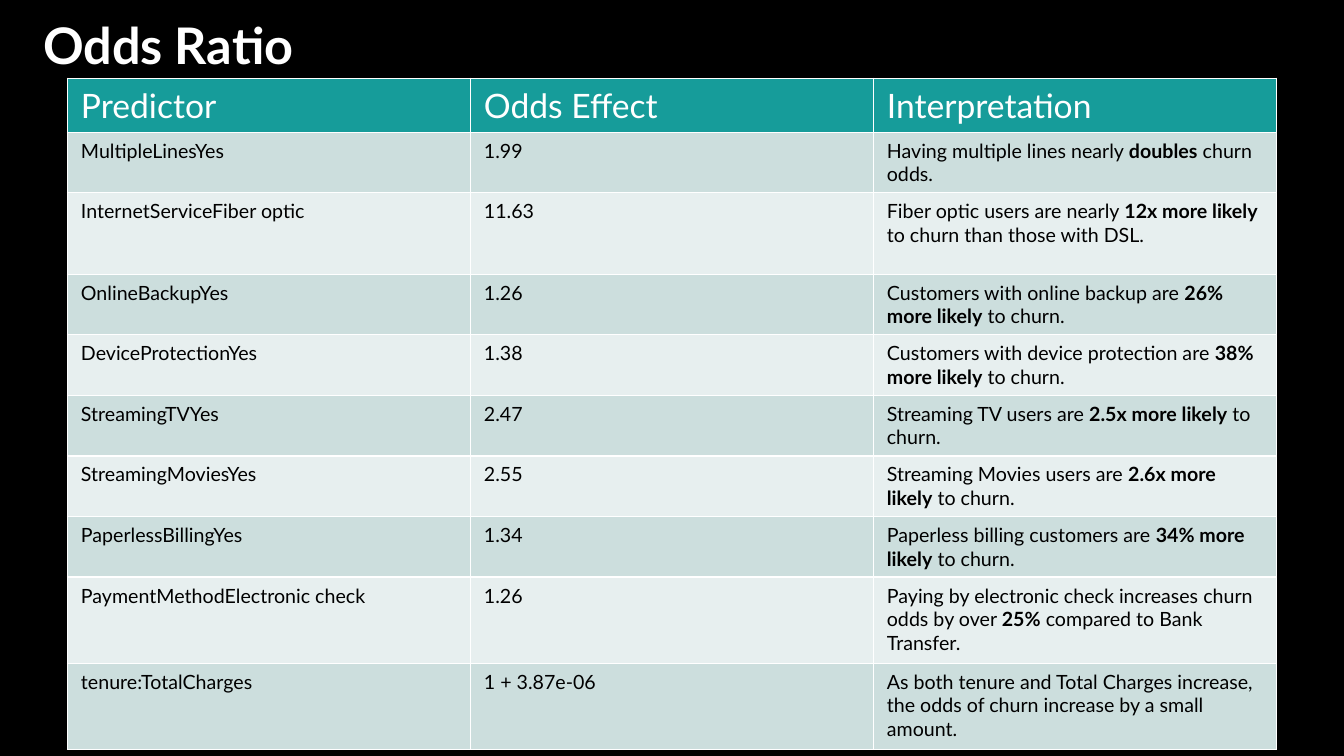
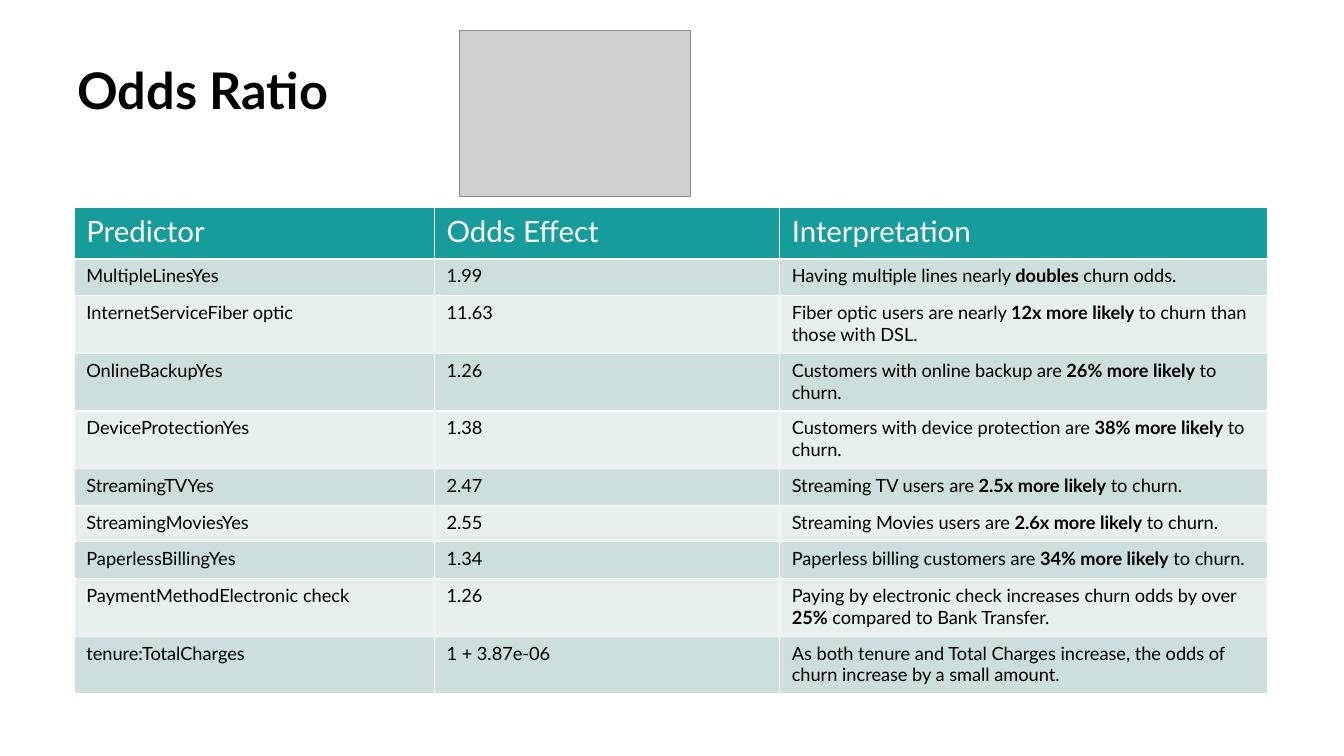
Before and after one commit to whygit10/dddm-final-project, a slide deck: slide 8 of ppt_template.pptx. Drawn at 1344x756 pixels with LibreOffice and Linux fonts; fonts in the diff are those of the drawing; grey boxes stand for pictures. Boxes give left, top, right and bottom in pixels: in the first picture for what was removed or moved away, otherwise in the second. Text is boxed around its words. In the diff, an @@ line names an element or a change of style, - is before the commit and + after.

```diff
--- a/ppt_template.pptx
+++ b/ppt_template.pptx
@@ background #000000 to #FFFFFF @@
@@ picture added at [460, 30, 692, 197] @@
@@ title "Odds Ratio": place and size @@
-title "Odds Ratio" at [43, 26, 294, 65]
+title "Odds Ratio" at [78, 71, 329, 110]
@@ title "Odds Ratio" at [78, 71, 329, 110]: text colour #FFFFFF to #000000 @@
@@ table at [75, 208, 1266, 714] @@
@@ size 24 to 21 pt in "Predictor", "Odds Effect", "Interpretation" @@
@@ size 14 to 13 pt @@
@@ table: place and size @@
-table at [68, 79, 1277, 749]
+table at [75, 208, 1266, 714]
```
Also in this commit, not shown: 9 other slides changed.
